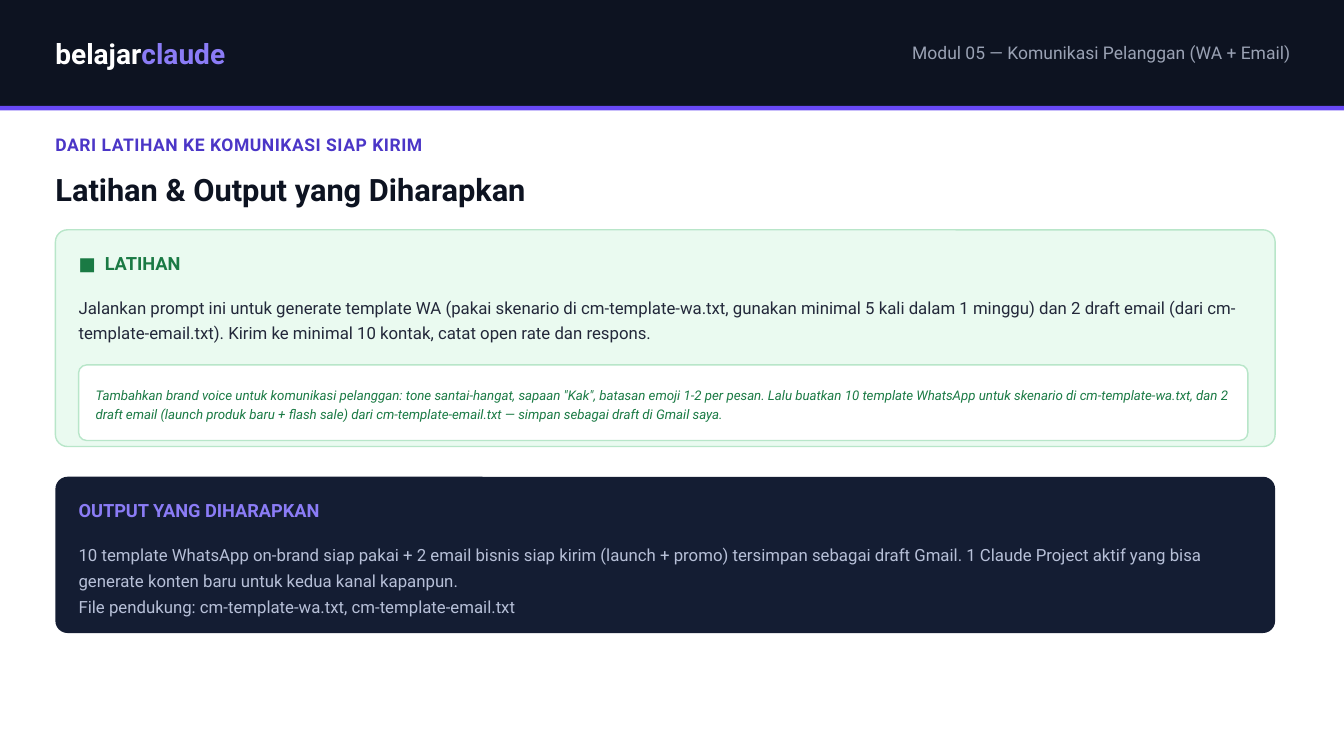
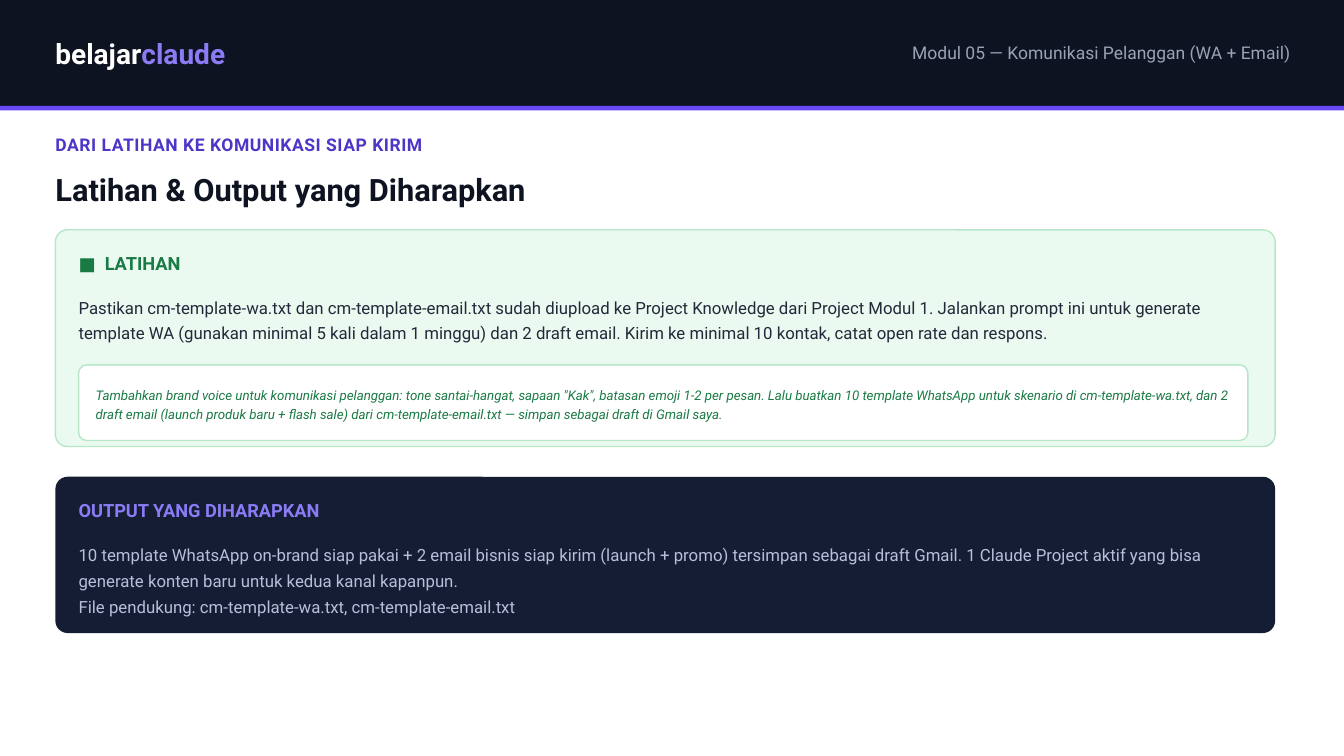
Before and after one commit to juliautomo/belajar-claude, a slide deck: slide 7 of Content-Marketing/M05-Komunikasi-Pelanggan/K3-M05-Komunikasi-Pelanggan.pptx. Drawn at 1344x756 pixels with LibreOffice and Linux fonts; fonts in the diff are those of the drawing. Boxes give left, top, right and bottom in pixels: in the first picture for what was removed or moved away, otherwise in the second. Text is boxed around its words. In the diff, an @@ line names an element or a change of style, - is before the commit and + after.

Commit message:
M05: fix missing Project Knowledge upload instructions for cm-template-wa.txt / cm-template-email.txt
Both prompts referenced these files by name ("Skenario 1 dari cm-template-wa.txt", "cm-template-email.txt Email 2 sudah saya lengkapi") as if Claude could already read them, but the module never instructed students to actually upload either file to Project Knowledge -- the same continuity gap M02 had before it was fixed earlier this session, never carried over to M05.

Added the upload instruction in 4 places (HTML + PPTX, matching M02's pattern):
- module-desc-box intro
- Integrasi tip-box (deeper explanation)
- Cara Kerja step for each channel (WA step 1, Email step 2)
- Latihan case-box reminder before the exercise

```diff
--- a/Content-Marketing/M05-Komunikasi-Pelanggan/K3-M05-Komunikasi-Pelanggan.pptx
+++ b/Content-Marketing/M05-Komunikasi-Pelanggan/K3-M05-Komunikasi-Pelanggan.pptx
@@ text at (x1=79, y1=301, x2=1200, y2=343): text changed @@
-Jalankan prompt ini untuk generate template WA (pakai skenario di cm-template-wa.txt, gunakan minimal 5 kali dalam 1 minggu) dan 2 draft email (dari cm-template-email.txt). Kirim ke minimal 10 kontak, catat open rate dan respons.
+Pastikan cm-template-wa.txt dan cm-template-email.txt sudah diupload ke Project Knowledge dari Project Modul 1. Jalankan prompt ini untuk generate template WA (gunakan minimal 5 kali dalam 1 minggu) dan 2 draft email. Kirim ke minimal 10 kontak, catat open rate dan respons.
```
Also in this commit, not shown: 2 other slides changed, 1 other file.
